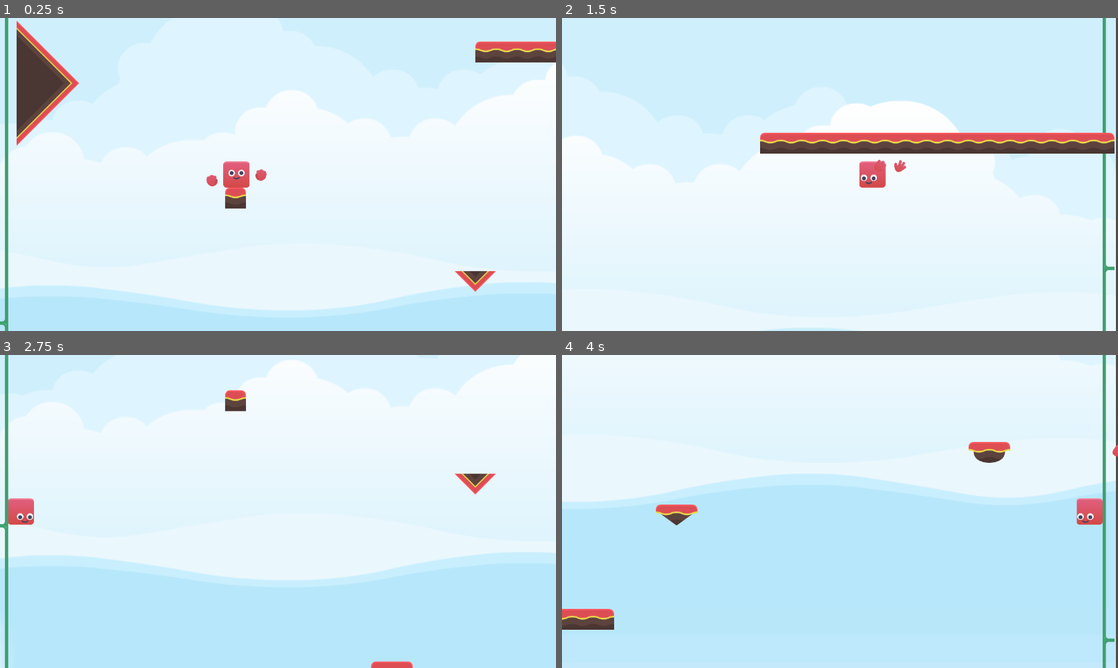
Above: before the commit, frames 1-4 (two rows, left to right).
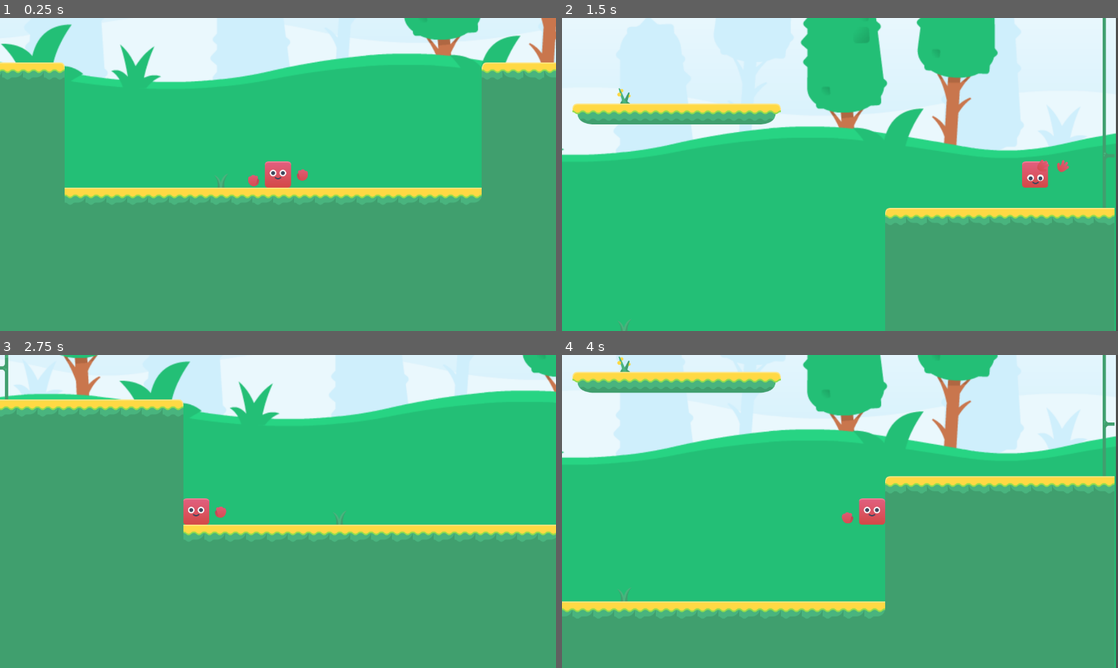
Above: after the commit, the same moments.

Repository: dangjase/kenney-jam-2025
Game: Godot game, scene res://Levels/level_1_big_vertical.tscn
The game is run twice, just before and just after one commit, with the same random seed, the same clock (stepped at 60 frames per second) and the same inputs.
Inputs:
- Up to frame 1 (0.25 s): no input
- Up to frame 2 (1.5 s): tap Enter at 0.5 s; hold D (move_right) from 0.53 s (still down); tap \ (noclip) at 0.6, 1.35 s; tap Space (jump) at 0.77, 1.25 s
- Up to frame 3 (2.75 s): tap Space (jump) at 1.52 s; release D (move_right) at 2.03 s; hold A (move_left) from 2.03 s (still down); tap \ (noclip) at 2.1 s
- Up to frame 4 (4 s): tap Enter at 2.75 s; release A (move_left) at 2.78 s; hold D (move_right) from 2.78 s (still down); tap \ (noclip) at 2.85, 3.6 s; tap Space (jump) at 3.02, 3.77 s

The runs differ from the first frame. In frame 1, 90% of the frame differs, in the area x 0-100%, y 0-100%; in frame 2, 75%; in frame 3, 88%; in frame 4, 82%.

Commit message:
Move player back to the bottom

Diff:
--- a/powerjump/Levels/level_1_big_vertical.tscn
+++ b/powerjump/Levels/level_1_big_vertical.tscn
@@ -351,7 +351,7 @@
 [node name="LevelVertical" type="Node2D"]
 
 [node name="Player" parent="." instance=ExtResource("1_8yv6y")]
-position = Vector2(-487, -5732)
+position = Vector2(4, 85)
 floor_stop_on_slope = true
 
 [node name="LevelForeground" type="TileMapLayer" parent="."]
